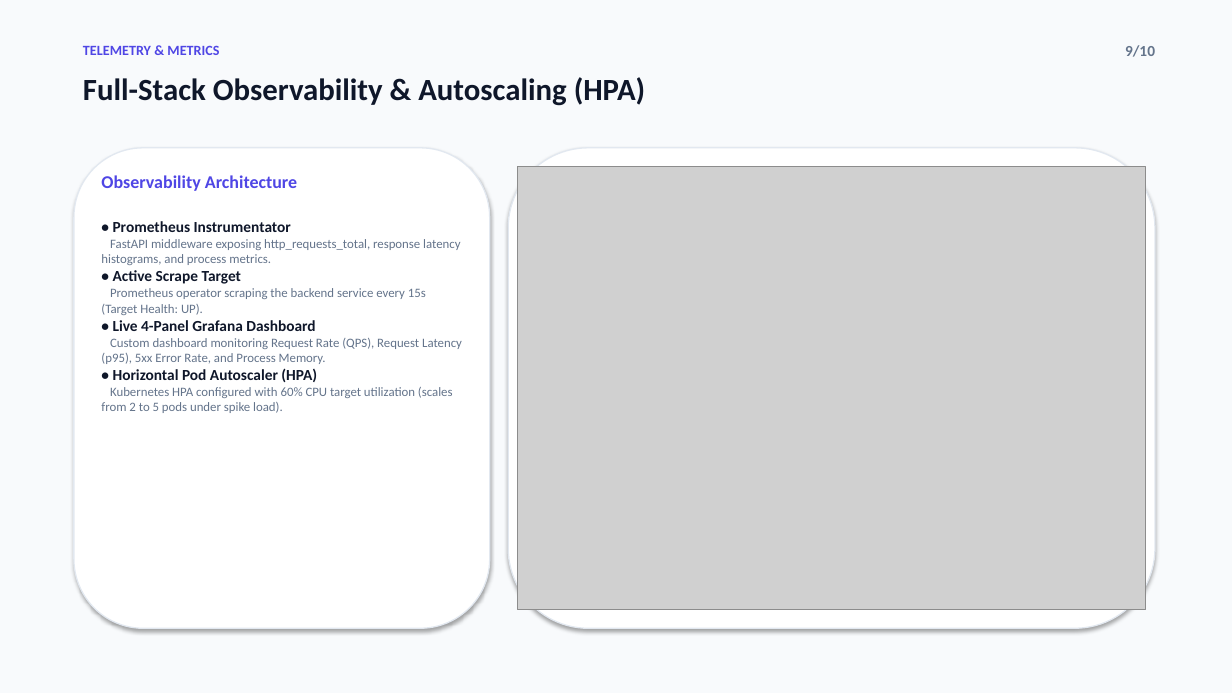
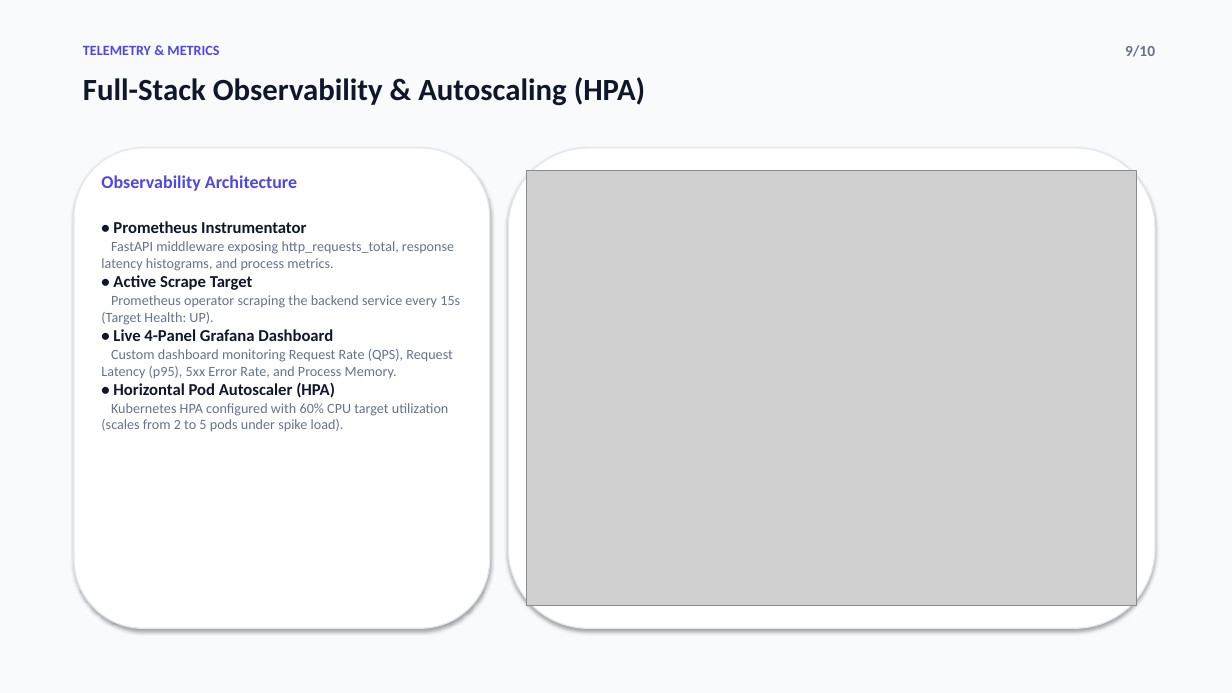
Before and after one commit to Ujwal-kumar-reddy/bookflow, a slide deck: slide 9 of BookFlow_DevOps_Capstone_Presentation.pptx. Drawn at 1232x693 pixels with LibreOffice and Linux fonts; fonts in the diff are those of the drawing; grey boxes stand for pictures. Boxes give left, top, right and bottom in pixels: in the first picture for what was removed or moved away, otherwise in the second. Text is boxed around its words. In the diff, an @@ line names an element or a change of style, - is before the commit and + after.

Commit message:
style(presentation): fix overflows, enlarge typography, and balance symmetrical card layouts

```diff
--- a/BookFlow_DevOps_Capstone_Presentation.pptx
+++ b/BookFlow_DevOps_Capstone_Presentation.pptx
@@ picture: place and size @@
-picture at (518,166,1146,610)
+picture at (527,171,1137,605)
@@ text "• Prometheus Instrumentator" at (101,221,460,431): size 12 to 13 pt in "• Prometheus Instrumentator", "• Active Scrape Target", "• Live 4-Panel Grafana Dashboard", "• Horizontal Pod Autoscaler (HPA)"; size 10 to 11 pt in "FastAPI middleware exposing http_requests_total, response la ...", "Prometheus operator scraping the backend service every ...", "Custom dashboard monitoring Request Rate (QPS), Request ...", "Kubernetes HPA configured with 60% CPU target ..." @@
```
Also in this commit, not shown: 5 other slides changed, 2 other files.
